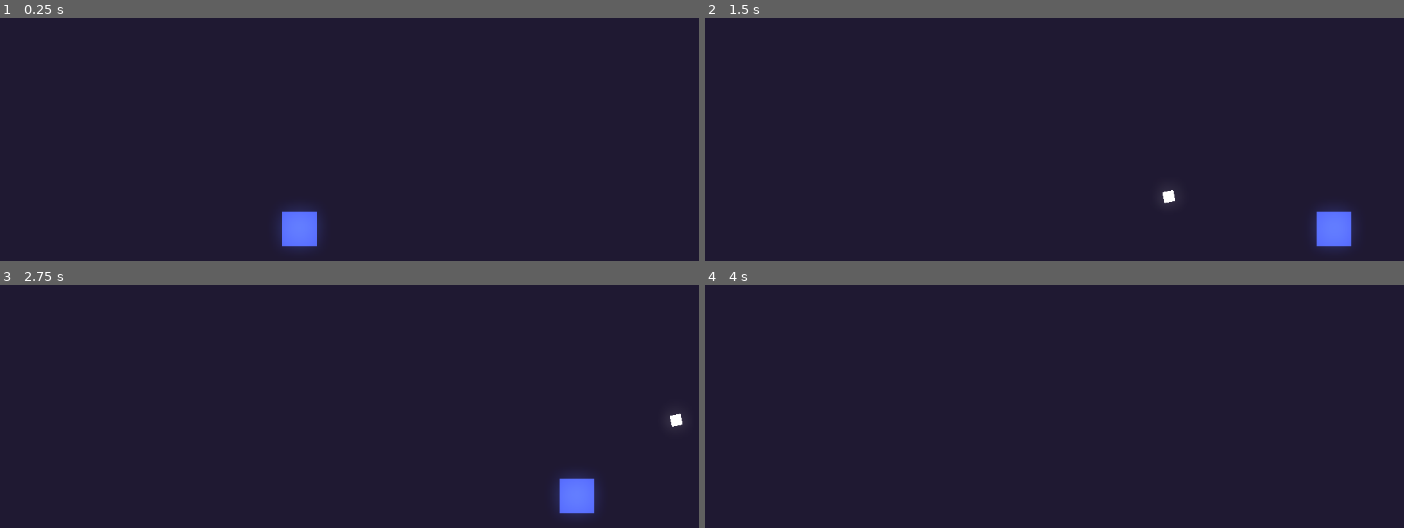
Above: before the commit, frames 1-4 (two rows, left to right).
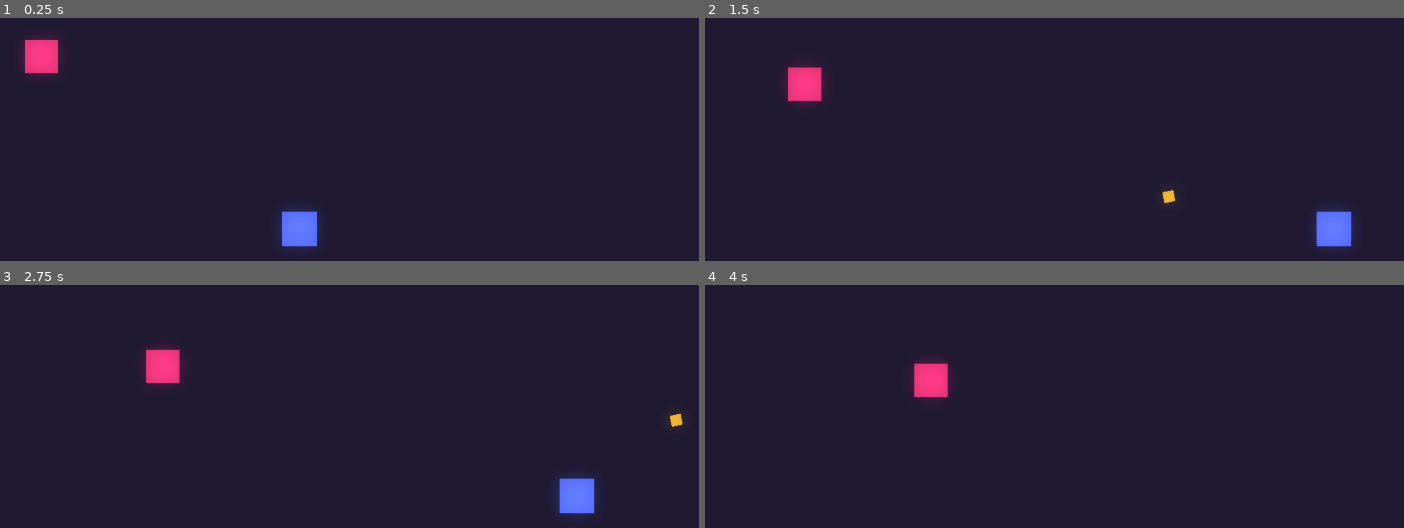
Above: after the commit, the same moments.

Repository: matheusmondenez/my-first-platform-game
Game: Godot game, scene res://wave_shooter/levels/arena.tscn
The game is run twice, just before and just after one commit, with the same random seed, the same clock (stepped at 60 frames per second) and the same inputs. This scene is started directly instead of the project's main scene.
Inputs (mouse positions are in pixels of both pictures, inside the frame that each line leads up to):
- Up to frame 1 (0.25 s): no input
- Up to frame 2 (1.5 s): move the mouse to (1180, 192) at 0.52 s; press the mouse at (1180, 192) at 0.53 s; hold D (right) from 0.53 s (still down); tap Space (jump) at 0.77 s; move the mouse to (844, 239) at 1.27 s; release the mouse at (844, 239) at 1.28 s; click (844, 239) at 1.35 s
- Up to frame 3 (2.75 s): tap Space (jump) at 1.52 s; move the mouse to (377, 384) at 2.02 s; release D (right) at 2.03 s; press the mouse at (377, 384) at 2.03 s; hold A (left) from 2.03 s (still down)
- Up to frame 4 (4 s): move the mouse to (outside the picture) at 2.77 s; release A (left) at 2.78 s; release the mouse at (outside the picture) at 2.78 s; hold D (right) from 2.78 s (still down); click (outside the picture) at 2.85 s; tap Space (jump) at 3.02, 3.77 s; move the mouse to (outside the picture) at 3.52 s; press the mouse at (outside the picture) at 3.53 s

The runs differ from the first frame. In frame 1, 0.8% of the frame differs, in the area x 3-9%, y 7-24%; in frame 2, 0.8%, in the area x 11-68%, y 18-77%; in frame 3, 0.8%; in frame 4, 0.8%.

Commit message:
creates enemy hit and death

Diff:
--- a/wave_shooter/actors/enemy.gd
+++ b/wave_shooter/actors/enemy.gd
@@ -1,10 +1,32 @@
 extends Polygon2D
 
+var hp: int = 3
 var speed: int = 75
 var move: Vector2 = Vector2.ZERO
+var is_stunned: bool = false
+var knockback: int = 6
 
 func _ready() -> void:
 	pass
 
 func _process(delta: float) -> void:
-	pass
+	if Global.player and not is_stunned:
+		move = global_position.direction_to(Global.player.global_position)
+	elif is_stunned:
+		move = lerp(move, Vector2.ZERO, 0.3)
+	global_position += move * speed * delta
+	if hp <= 0:
+		queue_free()
+
+func _on_area_2d_area_entered(area: Area2D) -> void:
+	if area.is_in_group("damage"):
+		hp -= 1
+		is_stunned = true
+		#modulate = Color.WHITE
+		area.get_parent().queue_free()
+		move = -move * knockback
+		$Timer.start()
+
+func _on_timer_timeout() -> void:
+	is_stunned = false
+	#modulate = Color("c92e67")
--- a/wave_shooter/actors/enemy.tscn
+++ b/wave_shooter/actors/enemy.tscn
@@ -14,3 +14,10 @@
 
 [node name="CollisionShape2D" type="CollisionShape2D" parent="Area2D"]
 shape = SubResource("RectangleShape2D_6savq")
+
+[node name="Timer" type="Timer" parent="."]
+wait_time = 0.1
+one_shot = true
+
+[connection signal="area_entered" from="Area2D" to="." method="_on_area_2d_area_entered"]
+[connection signal="timeout" from="Timer" to="." method="_on_timer_timeout"]
--- a/wave_shooter/actors/projectile.tscn
+++ b/wave_shooter/actors/projectile.tscn
@@ -6,10 +6,11 @@
 size = Vector2(16, 16)
 
 [node name="Projectile" type="Polygon2D"]
+color = Color(0.877224, 0.646843, 0.167706, 1)
 polygon = PackedVector2Array(-8, -8, 8, -8, 8, 8, -8, 8)
 script = ExtResource("1_r1f7e")
 
-[node name="Area2D" type="Area2D" parent="."]
+[node name="Area2D" type="Area2D" parent="." groups=["damage"]]
 
 [node name="CollisionShape2D" type="CollisionShape2D" parent="Area2D"]
 shape = SubResource("RectangleShape2D_1nd5l")
--- a/wave_shooter/levels/arena.tscn
+++ b/wave_shooter/levels/arena.tscn
@@ -1,7 +1,8 @@
-[gd_scene load_steps=4 format=3 uid="uid://dgak60m7gvdoh"]
+[gd_scene load_steps=5 format=3 uid="uid://dgak60m7gvdoh"]
 
 [ext_resource type="PackedScene" uid="uid://55q8dyag7rwi" path="res://wave_shooter/actors/player.tscn" id="1_0xoxs"]
 [ext_resource type="Script" path="res://wave_shooter/levels/arena.gd" id="1_hn6cv"]
+[ext_resource type="PackedScene" uid="uid://ebylq8dxub7n" path="res://wave_shooter/actors/enemy.tscn" id="3_5j6ij"]
 
 [sub_resource type="Environment" id="Environment_sgqdw"]
 background_mode = 3
@@ -17,3 +18,6 @@
 
 [node name="Player" parent="." instance=ExtResource("1_0xoxs")]
 position = Vector2(576, 342)
+
+[node name="Enemy" parent="." instance=ExtResource("3_5j6ij")]
+position = Vector2(188, 83)
